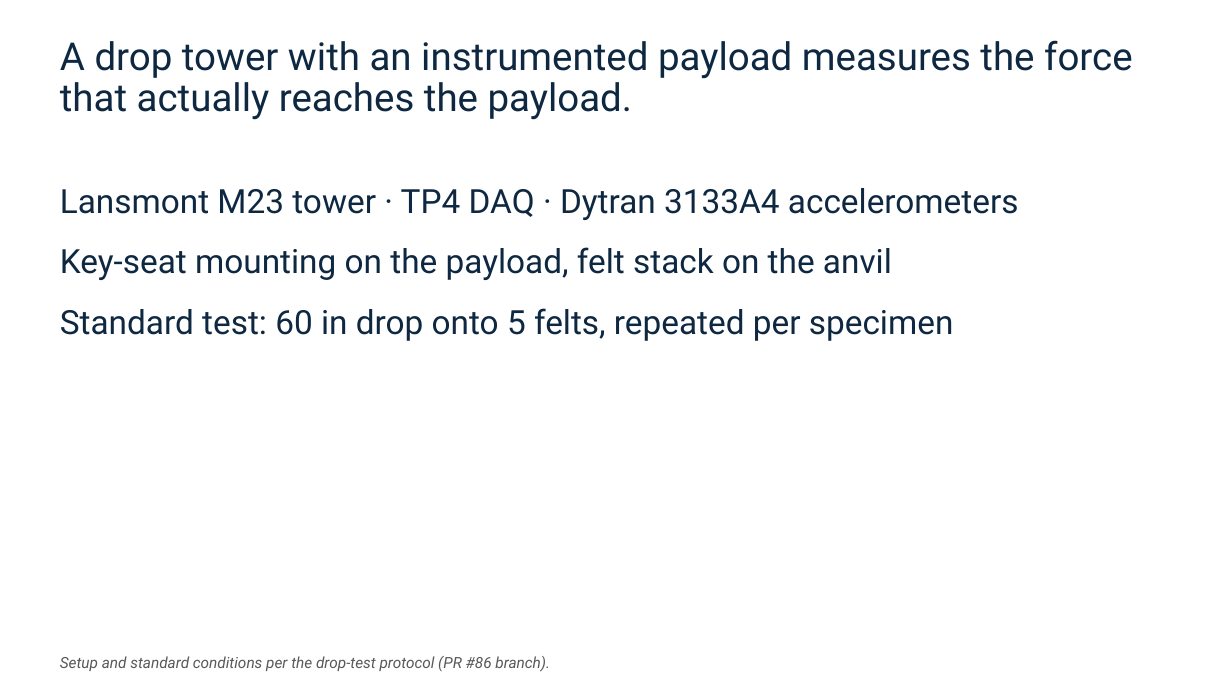
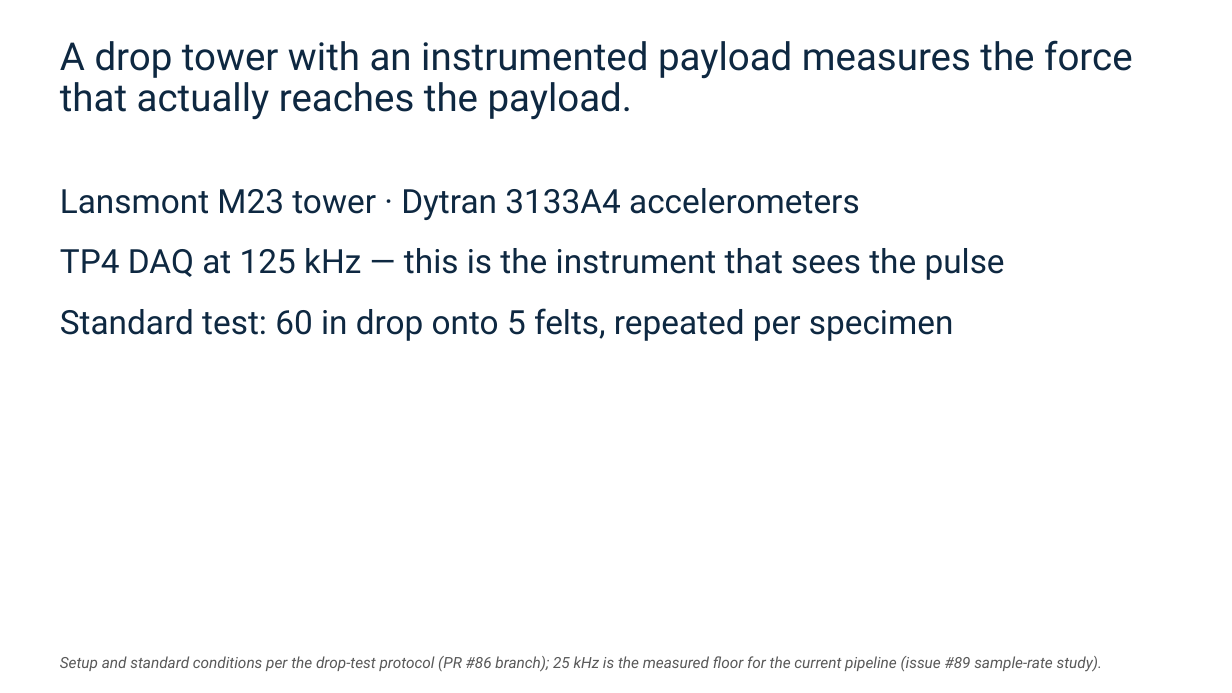
Before and after one commit to vertical-cloud-lab/tensegrity-optimization, a slide deck: slide 22 of presentation/Slide Decks/IDETC Supplement Slides (BO block + gap + video + accel).pptx. Drawn at 1232x693 pixels with LibreOffice and Linux fonts; fonts in the diff are those of the drawing. Boxes give left, top, right and bottom in pixels: in the first picture for what was removed or moved away, otherwise in the second. Text is boxed around its words. In the diff, an @@ line names an element or a change of style, - is before the commit and + after.

```diff
--- a/presentation/Slide Decks/IDETC Supplement Slides (BO block + gap + video + accel).pptx
+++ b/presentation/Slide Decks/IDETC Supplement Slides (BO block + gap + video + accel).pptx
@@ text at (60,188,1005,280): text changed @@
-Lansmont M23 tower · TP4 DAQ · Dytran 3133A4 accelerometers
-Key-seat mounting on the payload, felt stack on the anvil
+Lansmont M23 tower · Dytran 3133A4 accelerometers
+TP4 DAQ at 125 kHz — this is the instrument that sees the pulse
@@ text at (60,656,1102,672): text changed @@
-Setup and standard conditions per the drop-test protocol (PR #86 branch).
+Setup and standard conditions per the drop-test protocol (PR #86 branch); 25 kHz is the measured floor for the current pipeline (issue #89 sample-rate study).
```
Also in this commit, not shown: 3 other slides changed, 7 slides added, 7 slides removed, 30 other files.
